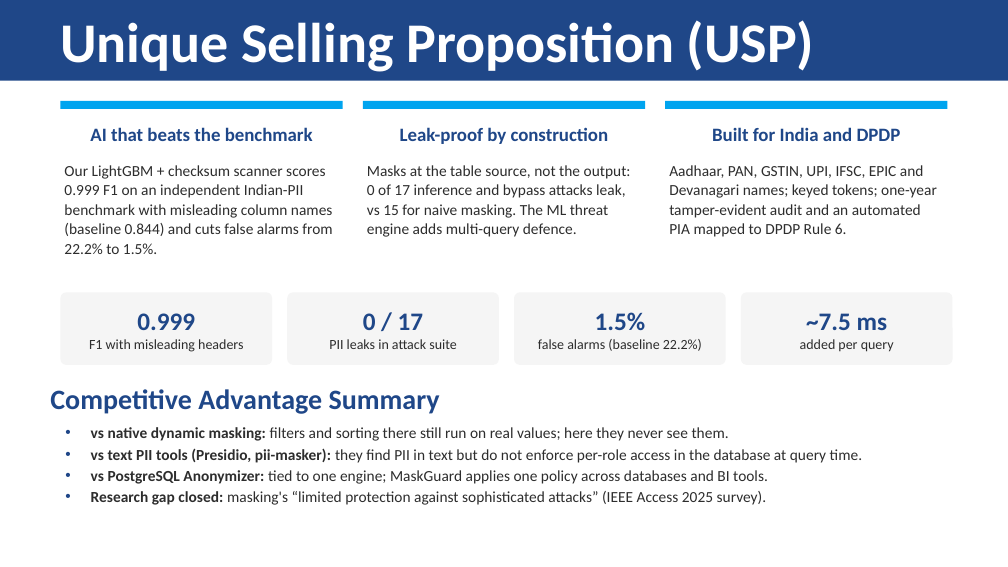
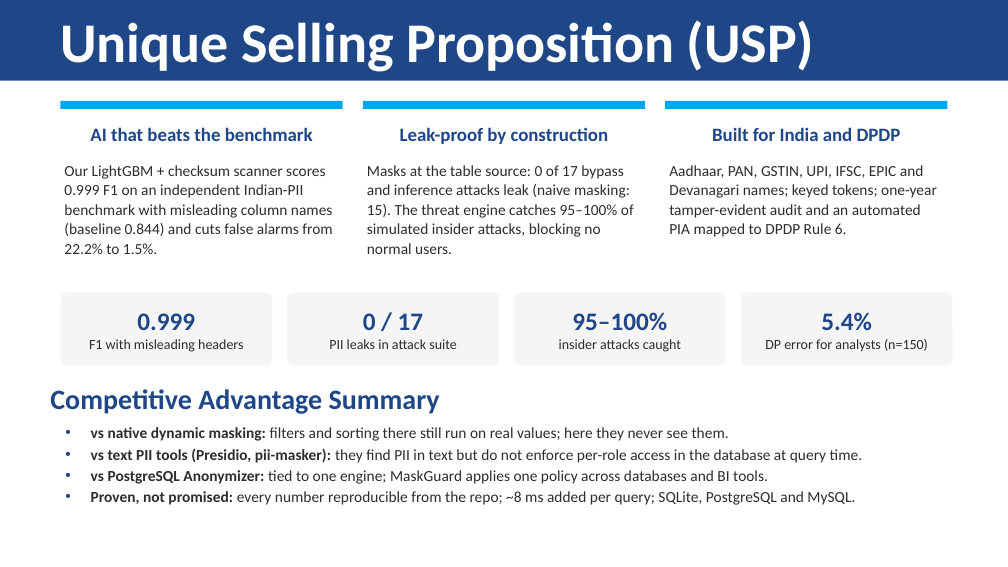
Before and after one commit to hotaro6754/mask, a slide deck: slide 6 of docs/MaskGuard_Round1_Submission.pptx. Drawn at 1008x567 pixels with LibreOffice and Linux fonts; fonts in the diff are those of the drawing. Boxes give left, top, right and bottom in pixels: in the first picture for what was removed or moved away, otherwise in the second. Text is boxed around its words. In the diff, an @@ line names an element or a change of style, - is before the commit and + after.

```diff
--- a/docs/MaskGuard_Round1_Submission.pptx
+++ b/docs/MaskGuard_Round1_Submission.pptx
@@ text at (367, 165, 634, 254): text changed @@
-Masks at the table source, not the output: 0 of 17 inference and bypass attacks leak, vs 15 for naive masking. The ML threat engine adds multi-query defence.
+Masks at the table source: 0 of 17 bypass and inference attacks leak (naive masking: 15). The threat engine catches 95–100% of simulated insider attacks, blocking no normal users.
@@ text in rounded rectangle at (559, 312, 681, 352): text changed @@
-1.5%
-false alarms (baseline 22.2%)
+95–100%
+insider attacks caught
@@ text in rounded rectangle at (765, 312, 928, 352): text changed @@
-~7.5 ms
-added per query
+5.4%
+DP error for analysts (n=150)
@@ text at (91, 491, 855, 505): text changed @@
-• Research gap closed: masking's “limited protection against sophisticated attacks” (IEEE Access 2025 survey).
+• Proven, not promised: every number reproducible from the repo; ~8 ms added per query; SQLite, PostgreSQL and MySQL.
```
Also in this commit, not shown: 2 other slides changed, 27 other files.
